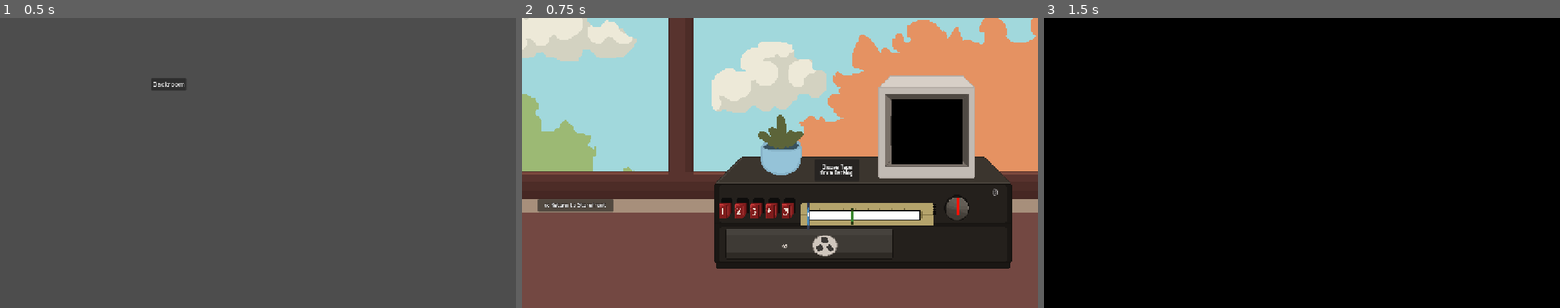
Above: before the commit, frames 1-3 (left to right).
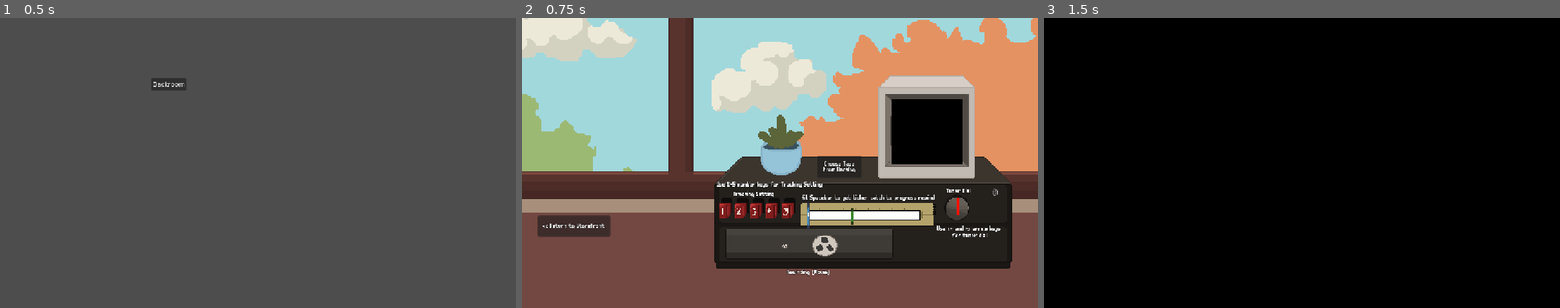
Above: after the commit, the same moments.

Repository: Sleeping-Robot-Games/video-planet
Game: Godot game, scene res://title/title.tscn
Same seed, same stepped clock (60 frames per second), same inputs: the game is played once before the commit and once after it. The engine's default icon, where the game draws it, is replaced by a stand-in: a white triangle on a blue panel in a dark square. Video files are missing from this copy of the repository; at most half a second of black plays in their place.
Inputs:
- Up to frame 1 (0.5 s): no input
- Up to frame 2 (0.75 s): click "Backroom" at 0.5 s
- Up to frame 3 (1.5 s): click "<< Return to Storefront" at 1.25 s

Frame 1 is identical in both runs. In frame 2, 2.8% of the frame differs, in the area x 3-93%, y 47-90%; in frame 3, nothing differs.

Commit message:
Auto stash before merge of "main" and "origin/main"

Diff:
--- a/backroom/backroom.tscn
+++ b/backroom/backroom.tscn
@@ -266,7 +266,6 @@
 texture = ExtResource("6_j4ho4")
 
 [node name="Labels" type="Control" parent="VCR"]
-visible = false
 layout_mode = 3
 anchors_preset = 0
 offset_right = 40.0
@@ -276,50 +275,51 @@
 [node name="TrackLabel" type="Label" parent="VCR/Labels"]
 layout_mode = 0
 offset_left = 524.0
-offset_top = 422.0
+offset_top = 431.0
 offset_right = 649.0
-offset_bottom = 445.0
+offset_bottom = 454.0
 text = "Tracking Setting"
 
 [node name="TrackTutorialLabel" type="Label" parent="VCR/Labels"]
 layout_mode = 0
-offset_left = 496.0
-offset_top = 384.0
-offset_right = 813.0
-offset_bottom = 407.0
+offset_left = 483.0
+offset_top = 407.0
+offset_right = 800.0
+offset_bottom = 430.0
 text = "Use 1-5 number keys for Tracking Setting"
 
 [node name="DialTutorialLabel2" type="Label" parent="VCR/Labels"]
 layout_mode = 0
-offset_left = 1041.0
-offset_top = 520.0
-offset_right = 1185.0
-offset_bottom = 569.0
-text = "Use <- and ->
-arrow keys for dial"
+offset_left = 1030.0
+offset_top = 517.0
+offset_right = 1188.0
+offset_bottom = 550.0
+text = "Use <- and -> arrow keys
+ for tuner dial"
+horizontal_alignment = 1
 
 [node name="DialTutorialLabel3" type="Label" parent="VCR/Labels"]
 layout_mode = 0
-offset_left = 736.0
-offset_top = 432.0
-offset_right = 994.0
-offset_bottom = 455.0
-text = "Hit Spacebar to get ticker catch"
+offset_left = 693.0
+offset_top = 440.0
+offset_right = 1024.0
+offset_bottom = 463.0
+text = "Hit Spacebar to get ticker catch to progress rewind"
 
 [node name="TuningLabel" type="Label" parent="VCR/Labels"]
 layout_mode = 0
-offset_left = 1041.0
-offset_top = 420.0
-offset_right = 1121.0
-offset_bottom = 443.0
+offset_left = 1053.0
+offset_top = 424.0
+offset_right = 1120.0
+offset_bottom = 438.0
 text = "Tuner Dial"
 
 [node name="RewindingMovieLabel" type="Label" parent="VCR/Labels"]
 layout_mode = 0
 offset_left = 511.0
-offset_top = 626.0
-offset_right = 911.0
-offset_bottom = 649.0
+offset_top = 625.0
+offset_right = 910.0
+offset_bottom = 641.0
 text = "Rewinding {Movie}"
 horizontal_alignment = 1
 
@@ -538,19 +538,19 @@
 text = "Fix Tape (F)"
 
 [node name="BacklogButton" type="Button" parent="." groups=["ui_buttons"]]
-offset_left = 726.0
-offset_top = 351.0
-offset_right = 837.0
-offset_bottom = 405.0
+offset_left = 732.0
+offset_top = 343.0
+offset_right = 843.0
+offset_bottom = 397.0
 theme = ExtResource("5_otosh")
 text = "Choose Tape
 from Backlog"
 
 [node name="StorefrontButton" type="Button" parent="." groups=["ui_buttons"]]
 offset_left = 39.0
-offset_top = 450.0
-offset_right = 227.0
-offset_bottom = 481.0
+offset_top = 491.0
+offset_right = 219.0
+offset_bottom = 543.0
 theme = ExtResource("5_otosh")
 text = "<< Return to Storefront"
 
--- a/customers/customer.gd
+++ b/customers/customer.gd
@@ -9,12 +9,12 @@
 	# - renters will have option to open the website from dialog
 
 
-
 @onready var nav_agent: NavigationAgent2D = $NavigationAgent2D
 @onready var anim: AnimationPlayer = $AnimationPlayer
 
 @export var speed: float = 85.0
-@export var destinations: Array[Node2D]
+
+@export var destination: Node2D
 
 
 var last_facing: String = "down" # or "back" depending on how you name directions
@@ -66,12 +66,11 @@
 
 
 func _pick_new_target():
-	if destinations.is_empty():
-		print("No destinations!")
+	if not destination:
 		return
 
 	arrived = false
-	current_target = destinations.pick_random()
+	current_target = destination
 	nav_agent.target_position = current_target.global_position
 
 	# Debug logging
--- a/customers/customers.gd
+++ b/customers/customers.gd
@@ -2,9 +2,11 @@
 
 var customers: Dictionary = {
 	'Ari W': {
-		'fave_genre': 'HORROR',
+		'fave_genre': 'HORROR', # other options
 		'friendship_level': 0,
-		'extrovert': true
+		'extrovert': true,
+		'goal': 'rent', # other option is 'return'
+
 	},
 }
 
--- a/storefront/storefront.tscn
+++ b/storefront/storefront.tscn
@@ -124,6 +124,7 @@
 script = ExtResource("1_dspst")
 
 [node name="NavigationRegion2D" type="NavigationRegion2D" parent="."]
+visible = false
 navigation_polygon = SubResource("NavigationPolygon_22fc6")
 
 [node name="Floor" type="TileMapLayer" parent="."]
@@ -306,9 +307,9 @@
 y_sort_enabled = true
 position = Vector2(73, 139)
 
-[node name="Customer" parent="." node_paths=PackedStringArray("destinations") instance=ExtResource("20_fk8fj")]
+[node name="Customer" parent="." node_paths=PackedStringArray("destination") instance=ExtResource("20_fk8fj")]
 position = Vector2(110, 221)
-destinations = [NodePath("../Target1"), NodePath("../Target2"), NodePath("../Target3"), NodePath("../Target4")]
+destination = NodePath("../Target2")
 
 [node name="HUD" type="CanvasLayer" parent="."]
 
Not shown: 1 places in backroom/backroom.tscn that only renumber resources
